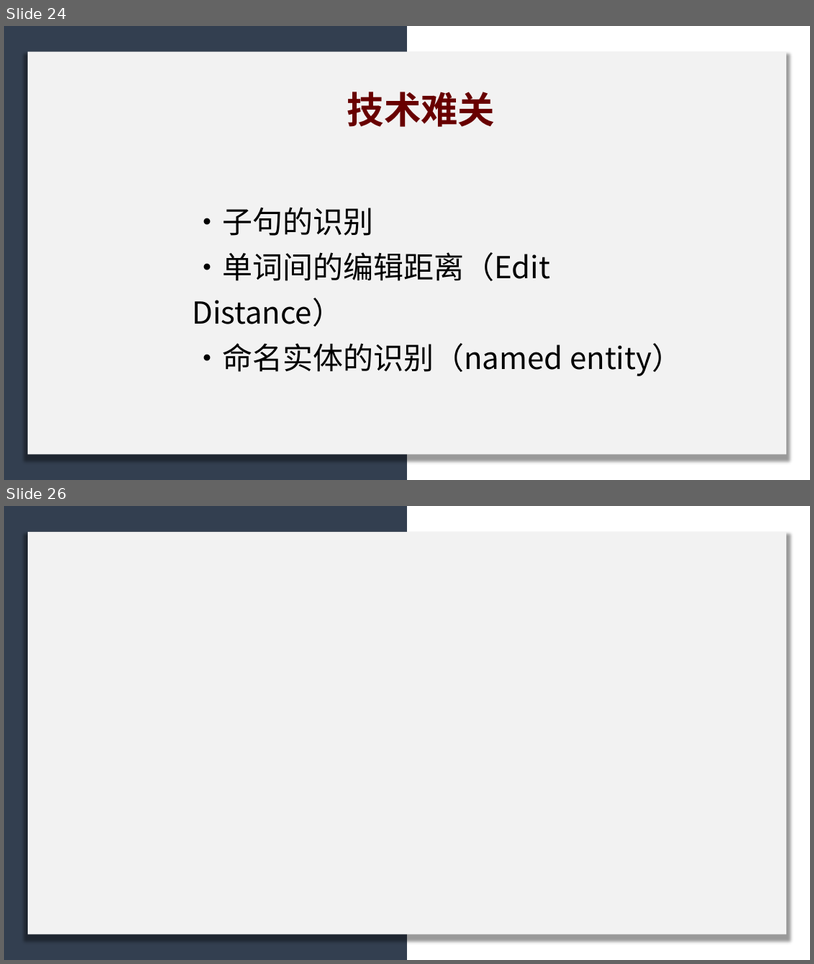
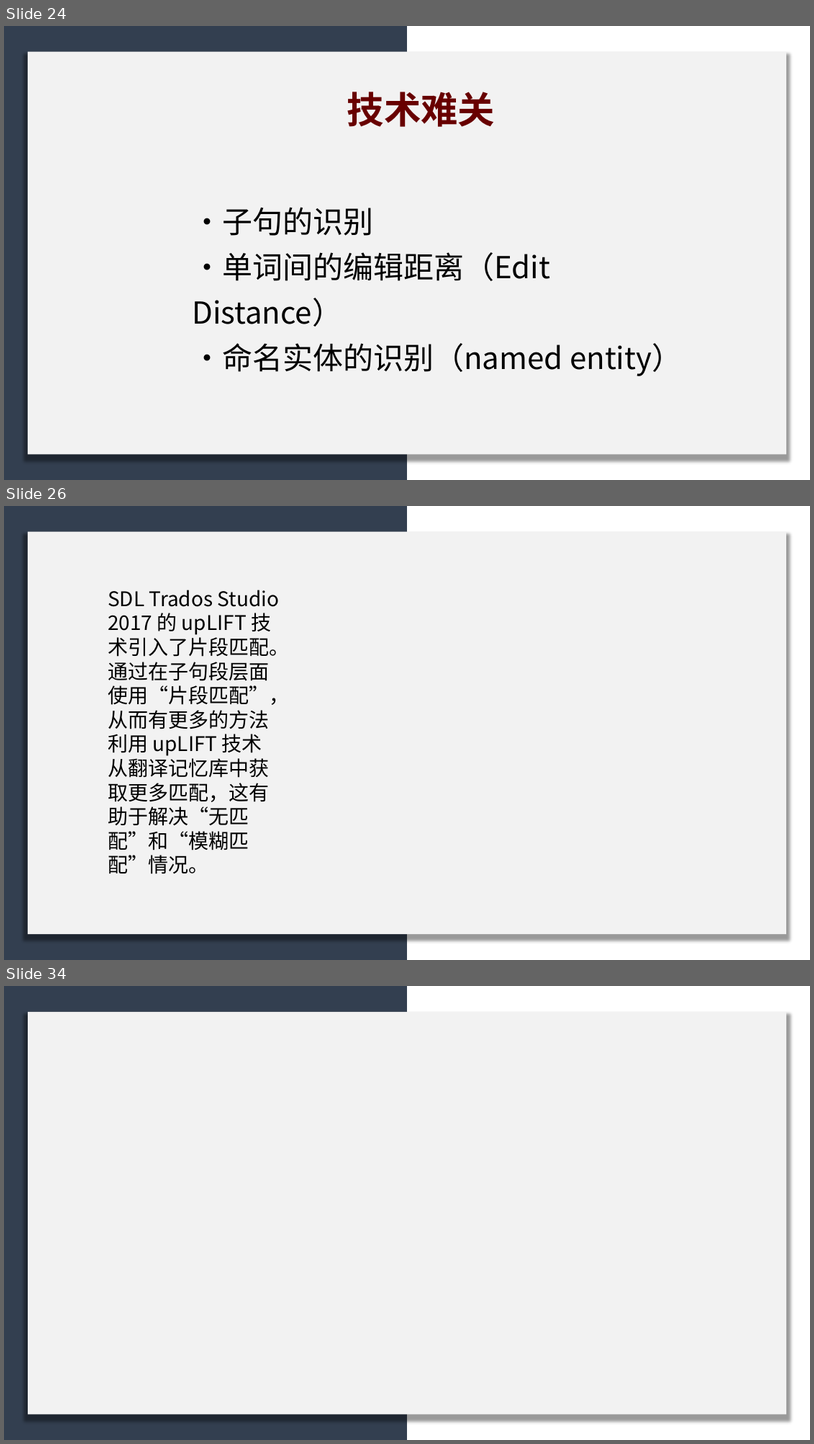
Before and after one commit to licheng0573/RosettaStone, a slide deck: 二组展示_10_24.pptx. Shown one above the other, each under a label of ours: slides 24 and 26 before the commit, slides 24, 26 and 34 after it; the slides between them are not shown. The pictures are 814x964 and 814x1444 pixels, drawn with LibreOffice and Linux fonts; fonts in the diff are those of the drawing. Boxes give left, top, right and bottom in pixels: in the first picture for what was removed or moved away, otherwise in the second. Text is boxed around its words. In the diff, an @@ line names an element or a change of style, - is before the commit and + after.

```diff
--- a/二组展示_10_24.pptx
+++ b/二组展示_10_24.pptx
@@ slide 26 added at [4,506,810,960], background #FFFFFF @@
@@ rectangle added at [4,506,407,960], fill #333F50 @@
@@ rectangle added at [28,531,787,934], fill #F2F2F2 @@
@@ text added at [108,590,289,874], 24 pt, text #000000 @@
+SDL Trados Studio 2017 的 upLIFT 技术引入了片段匹配。通过在子句段层面使用“片段匹配”，从而有更多的方法利用 upLIFT 技术从翻译记忆库中获取更多匹配，这有助于解决“无匹配”和“模糊匹配”情况。
@@ what was slide 26 is now slide 34 @@
```
Also in this commit, not shown: 2 slides changed, 6 other slides added.
